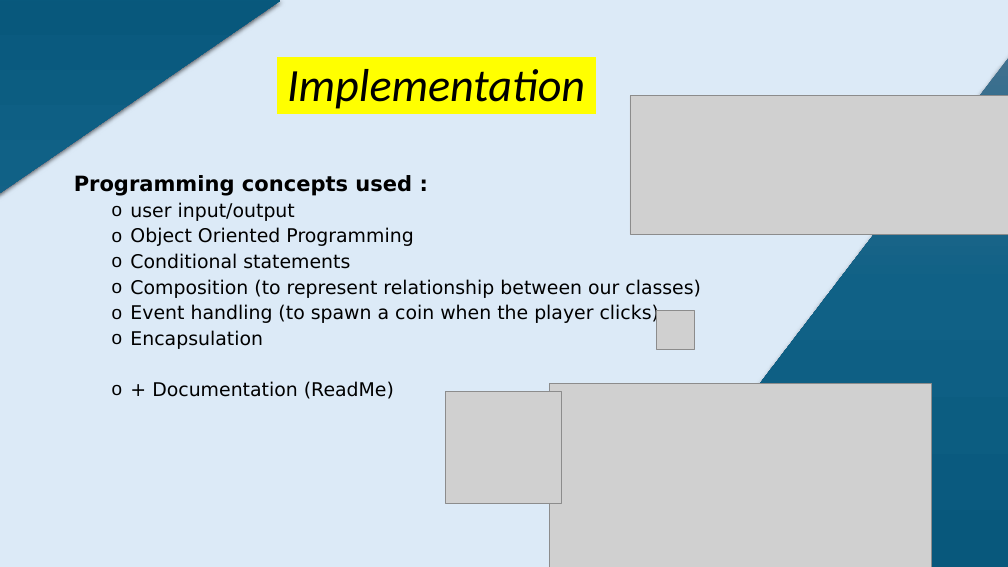
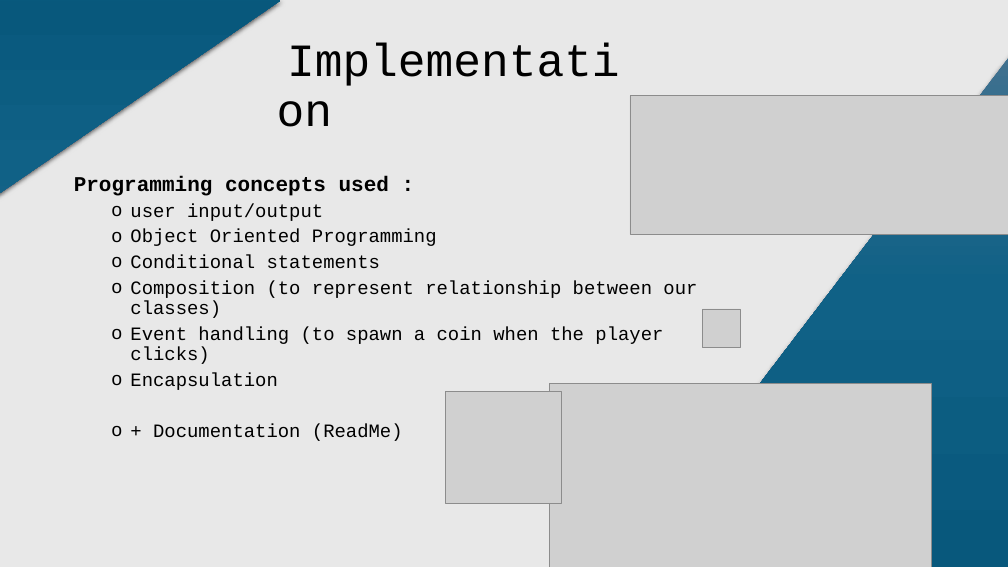
Before and after one commit to aurelienlsn/DIP392, a slide deck: slide 5 of doc/Final Presentation - Project.pptx. Drawn at 1008x567 pixels with LibreOffice and Linux fonts; fonts in the diff are those of the drawing; grey boxes stand for pictures. Boxes give left, top, right and bottom in pixels: in the first picture for what was removed or moved away, otherwise in the second. Text is boxed around its words. In the diff, an @@ line names an element or a change of style, - is before the commit and + after.

```diff
--- a/doc/Final Presentation - Project.pptx
+++ b/doc/Final Presentation - Project.pptx
@@ background #DCEAF7 to #E8E8E8 @@
@@ title "Implementation" at (269,31,655,141): font Calibri to Courier New, highlight #FFFF00 to none, italic off @@
@@ text "Programming concepts used :" at (74,176,697,441): font DejaVu Sans to Courier New @@
@@ picture: place and size @@
-picture at (657,311,695,349)
+picture at (702,309,740,348)
```
Also in this commit, not shown: 7 other slides changed, 3 slides added.
